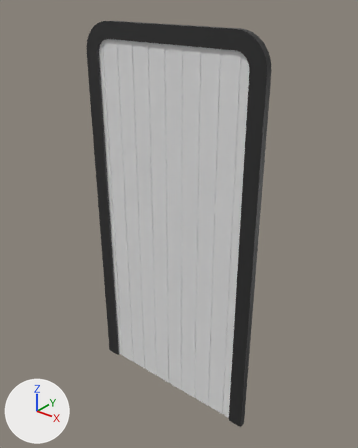
The Blender file model/include/door/assembly.blend, before and after one commit.
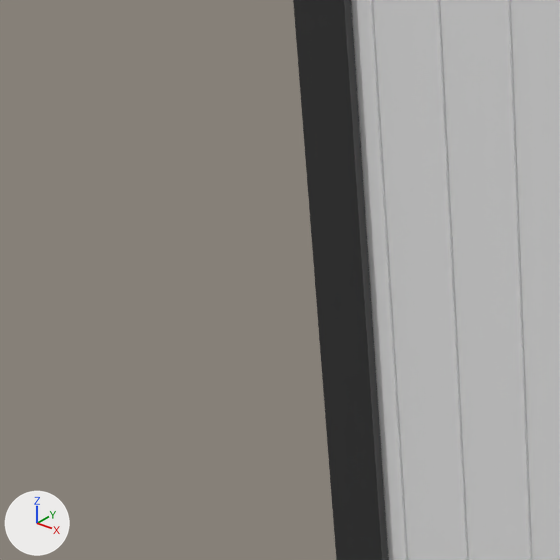
Each version is shown whole from a 50 mm lens placed at (1.053, -1.8, 2.224), pointed at (-0.414, 0.033, 1.087), then close up on the part from 10% to 41% of the width and 31% to 56% of the height. The axes (+X, +Y, +Z) are drawn at lower left. The lights are the same throughout. The first two pictures are the older version.

Names of what the first close-up shows: 'Circle', 'lamella.006', 'lamella.007', 'lamella.008' and 1 more.
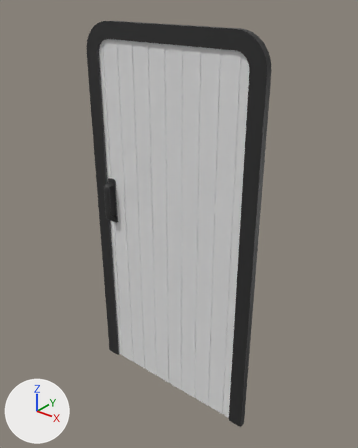
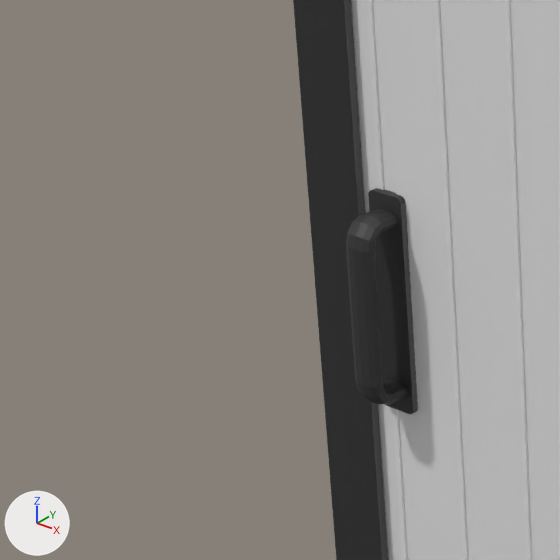
Edits to the scene script, one JSON object a line:
```json
{"op": "add", "block": "mat_material_010", "code": ["mat_material_010 = principled_material('Material.010')", "mat_material_010.base_color = (0.03, 0.03, 0.03)  # dark grey #303030"]}
{"block": "me_cube_042", "where": "# used by ob_lamella_008; location = (-0.8, 0.0, 0.0)"}
{"op": "remove", "block": "me_cube_042", "code": "me_cube_042.from_pydata(...)  # 26 vertices, 14 faces, 1 loose edge; spans x -0.1..0.0, y -0.01..0.0, z 0.0..2.0"}
{"op": "add", "block": "me_cube_042", "code": "me_cube_042.from_pydata(...)  # 294 vertices, 229 faces, 1 loose edge; spans x -0.1..0.0, y -0.07..0.0, z 0.0..2.0"}
{"block": "me_cube_042", "change": "me_cube_042 part 1: a new loose piece of 156 vertices spanning x -0.07..-0.03, y -0.07..-0.02, z 1.01..1.23, in mat_material_010 (dark grey #303030)"}
{"block": "me_cube_042", "change": "me_cube_042 part 2: a new loose piece of 112 vertices spanning x -0.07..-0.02, y -0.02..0.0, z 0.99..1.25, in mat_material_010 (dark grey #303030)"}
{"op": "add", "block": "me_cube_042", "code": "me_cube_042.materials.append(mat_material_010)  # dark grey #303030"}
```

Pixel boxes (x1, y1, x2, y2) of what changed, in the close-ups (560 x 560 px):
```json
{"object": "lamella.008", "change": "reshaped", "before": [351, 0, 442, 560], "after": [346, 0, 442, 560]}
{"part": 1, "of": "me_cube_042", "change": "added", "after": [346, 209, 408, 405]}
{"part": 2, "of": "me_cube_042", "change": "added", "after": [368, 188, 418, 414]}
```
